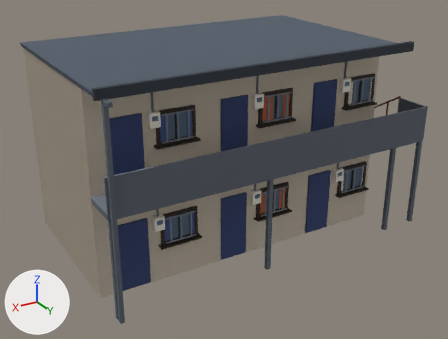
One commit to the FBX model Assets/Art/Models/Buildings/Apartment.fbx: the scene before it, then after it.
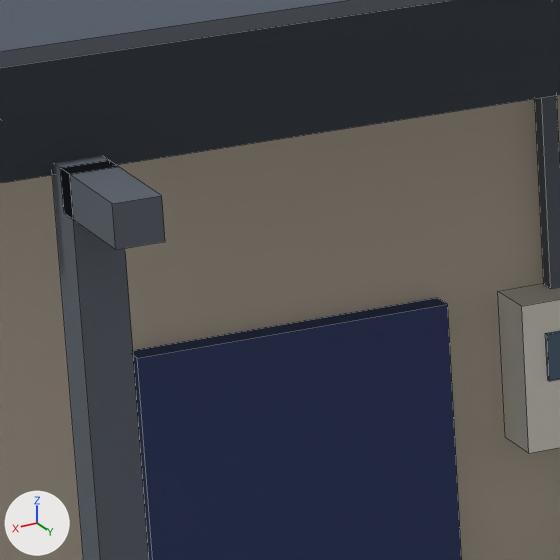
The first picture shows the older version from a camera (50 mm lens) standing at (8.66, 12.0, 9.34) and looking at (-0.11, -2.62, 2.03). The close-ups show the older and then the newer version on the part from 21% to 34% of the width and 24% to 41% of the height of that picture. Only the edits that show in the close-ups are written down. Every picture has the same lights, and +X, +Y and +Z are marked at lower left. The close-ups show mesh edges as thin lines. Where no turn or scale is listed for an object, it has been applied to the vertices.

In view in the first close-up: 'Body.004', 'Doors', 'Fascia', 'Meters.004', 'Pipes.004', 'RoofTop' and 1 more.
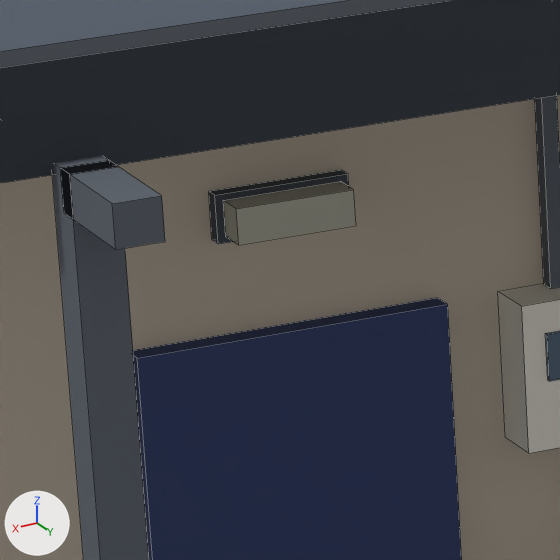
The change, as a list of edits to the scene's bpy script:
```text
Add me_lampfixture:
    me_lampfixture.from_pydata(...)  # a box spanning x 3.33..3.67, y -1.1..-1.06, z 2.19..2.31; a box spanning x 3.33..3.67, y -1.1..-1.06, z 4.99..5.11; a box spanning x 0.33..0.67, y -1.1..-1.06, z 2.19..2.31; a box spanning x 0.33..0.67, y -1.1..-1.06, z 4.99..5.11; a box spanning x -2.67..-2.33, y -1.1..-1.06, z 2.19..2.31; a box spanning x -2.67..-2.33, y -1.1..-1.06, z 4.99..5.11
    me_lampfixture.materials.append(mat_km_palettemat)  # picture img_km_palette_png
Add me_glowcorridorlamp:
    me_glowcorridorlamp.from_pydata(...)  # a box spanning x 3.35..3.65, y -1.06..-0.98, z 2.2..2.3; a box spanning x 3.35..3.65, y -1.06..-0.98, z 5.0..5.09; a box spanning x 0.35..0.65, y -1.06..-0.98, z 2.2..2.3; a box spanning x 0.35..0.65, y -1.06..-0.98, z 5.0..5.09; a box spanning x -2.65..-2.35, y -1.06..-0.98, z 2.2..2.3; a box spanning x -2.65..-2.35, y -1.06..-0.98, z 5.0..5.09
    me_glowcorridorlamp.materials.append(mat_km_palettemat)  # picture img_km_palette_png
Add ob_lampfixture:
    ob_lampfixture = bpy.data.objects.new('LampFixture', me_lampfixture)
    ob_lampfixture.location = (0.0, 0.0, 0.0)
Add ob_glowcorridorlamp:
    ob_glowcorridorlamp = bpy.data.objects.new('GlowCorridorLamp', me_glowcorridorlamp)
    ob_glowcorridorlamp.location = (0.0, 0.0, 0.0)
```

Location of each change, (x1, y1, x2, y2) in pixels of the close-ups (560 x 560 px):
'GlowCorridorLamp', added
    after: (223, 181, 356, 245)
'LampFixture', added
    after: (209, 170, 349, 244)
